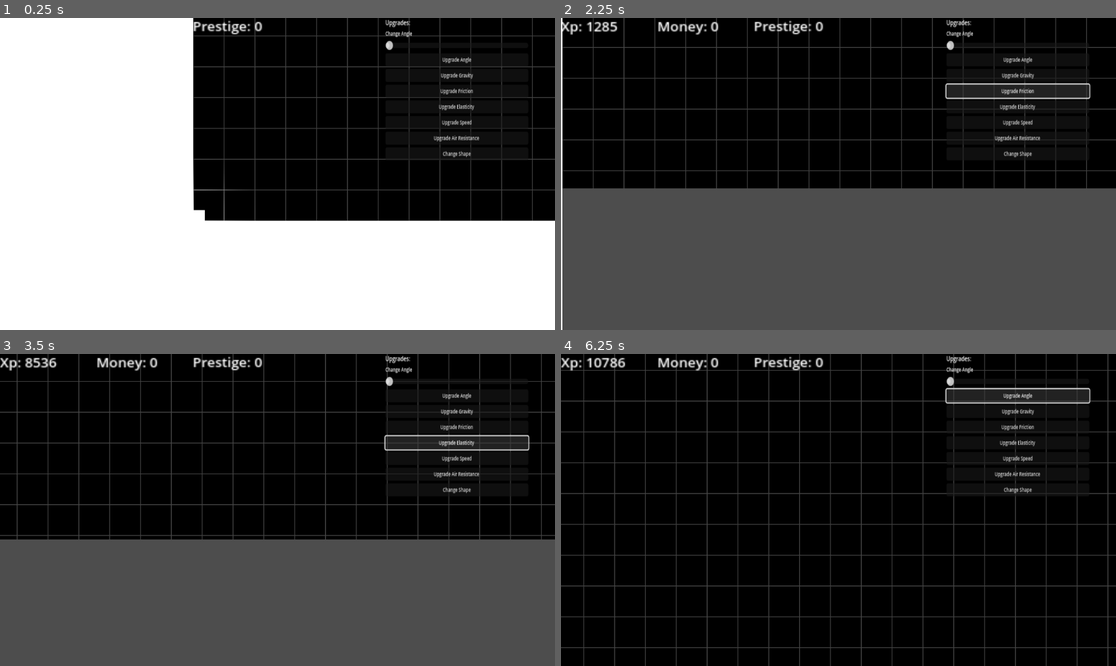
Above: before the commit, frames 1-4 (two rows, left to right).
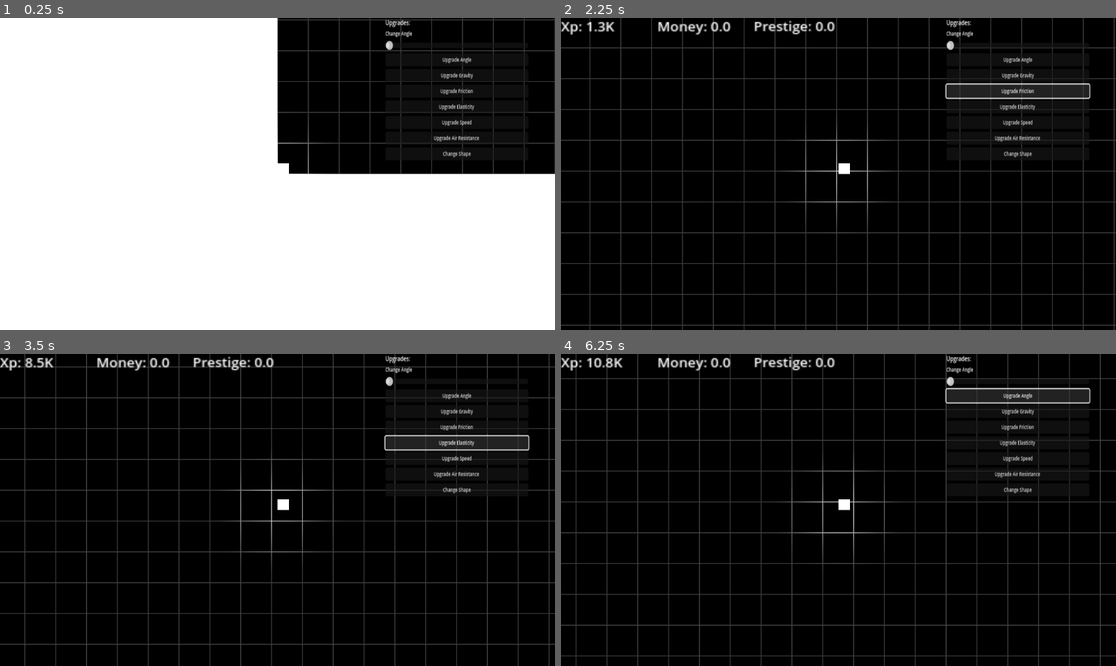
Above: after the commit, the same moments.

Repository: Lueegee1/Skr-t-Kast-Spil
Game: Godot game, scene res://main/root.tscn
The game is run twice, just before and just after one commit, with the same random seed, the same clock (stepped at 60 frames per second) and the same inputs.
Inputs:
- Up to frame 1 (0.25 s): no input
- Up to frame 2 (2.25 s): click "Upgrade Angle" at 0.5 s; click "Upgrade Gravity" at 1.25 s; click "Upgrade Friction" at 2 s
- Up to frame 3 (3.5 s): click "Upgrade Elasticity" at 2.75 s
- Up to frame 4 (6.25 s): click "Upgrade Speed" at 3.5 s; click "Upgrade Air Resistance" at 4.25 s; click "Change Shape" at 5 s; click "Upgrade Angle" at 5.75 s

The runs differ from the first frame. In frame 1, 20% of the frame differs, in the area x 34-100%, y 0-66%; in frame 2, 49%, in the area x 0-100%, y 0-100%; in frame 3, 46%; in frame 4, 12%.

Commit message:
Added number rounding with suffixes

Diff:
--- a/main/Ground.gd
+++ b/main/Ground.gd
@@ -12,6 +12,5 @@
 func _draw() -> void:
 	for i in range(10+2*int(Global.Ball.position.x/increment)):
 		var value = float((1-0.05*i))
-		print(value)
 		draw_rect(Rect2(i*increment,0,increment,10000),Color(value*2,value,value))
 	draw_rect(Rect2(-1000,-10000,1000,20000),Color.WHITE)
--- a/main/GroundCollision.gd
+++ b/main/GroundCollision.gd
@@ -12,7 +12,7 @@
 #Updates width of ground collision with ball position
 func _ground_update(pos):
 	Ground.shape.size = start_size + 5*Vector2(pos,0)
-	print(Ground.shape.size)
+
 
 #func _process(delta: float) -> void:
 #	pass
--- a/main/Inventory.gd
+++ b/main/Inventory.gd
@@ -9,6 +9,7 @@
 
 # Called every frame. 'delta' is the elapsed time since the previous frame.
 func _process(delta: float) -> void:
+	delta=delta
 	if -Global.Ball.position.y > Global.exp:
 		Global.exp = int(-Global.Ball.position.y)
 	pass
--- a/main/Ui_And_Mainscript.gd
+++ b/main/Ui_And_Mainscript.gd
@@ -23,16 +23,21 @@
 var shape_price = 5
 var gravity_price = 5
 
-# Camera movement variables
-var camera_follow_strength := 5.0   # higher = faster follow, lower = more lag
-var camera_drag_factor := 0.002     # how much velocity affects the camera offset
-var camera_offset := Vector2.ZERO   # temporary offset for drag effect when bofy is moving
+func _rounding(num):
+	var exponent = int(log(num+1)/log(10))
+	var suffixes = ["","K","M","B","T","Qu","Qi","Sx","Sp","O","N","Dc"]
+	for i in range(suffixes.size()):
+		if (3*i) <= exponent and exponent <(3+3*i):
+			exponent = 3*i
+			return str((round(float(num)/(10**exponent)*10))/10) + suffixes[i]
+		else:
+			pass
 
-func _physics_process(delta: float):# update position and money, xp and prestige
-	update_camera(delta)
-	XpLabel.text = "Xp: " + str(Global.exp)
-	MoneyLabel.text = "Money: " + str(Global.money)
-	PrestigeLabel.text = "Prestige: " + str(Global.prestige)
+func _process(_delta: float):# update position and money, xp and prestige
+	Camera.global_position = RigidBody.global_position #updates camera position
+	XpLabel.text = "Xp: " + _rounding(Global.exp)
+	MoneyLabel.text = "Money: " + _rounding(Global.money)
+	PrestigeLabel.text = "Prestige: " + _rounding(Global.prestige)
 	XpLabel.position = offsetXP
 	MoneyLabel.position = offsetMoney
 	PrestigeLabel.position = offsetPrestige
@@ -90,9 +95,3 @@
 
 func _on_shape_changed() -> void:
 	pass # Replace with function body.
-
-func update_camera(delta: float) -> void:
-	var ball = Global.Ball
-	var target_pos: Vector2 = ball.global_position
-	var desired_camera_pos = target_pos + camera_offset
-	Camera.global_position = Camera.global_position.lerp(desired_camera_pos, delta * camera_follow_strength)
--- a/main/main.tscn
+++ b/main/main.tscn
@@ -142,7 +142,6 @@
 angular_damp = 100.0
 script = ExtResource("2_pjrb6")
 launch_speed = 10000.0
-launch_angle = 45.0
 
 [node name="CollisionPolygon2D" type="CollisionShape2D" parent="LaunchSite/RigidBody2D"]
 position = Vector2(12, -10.819267)
